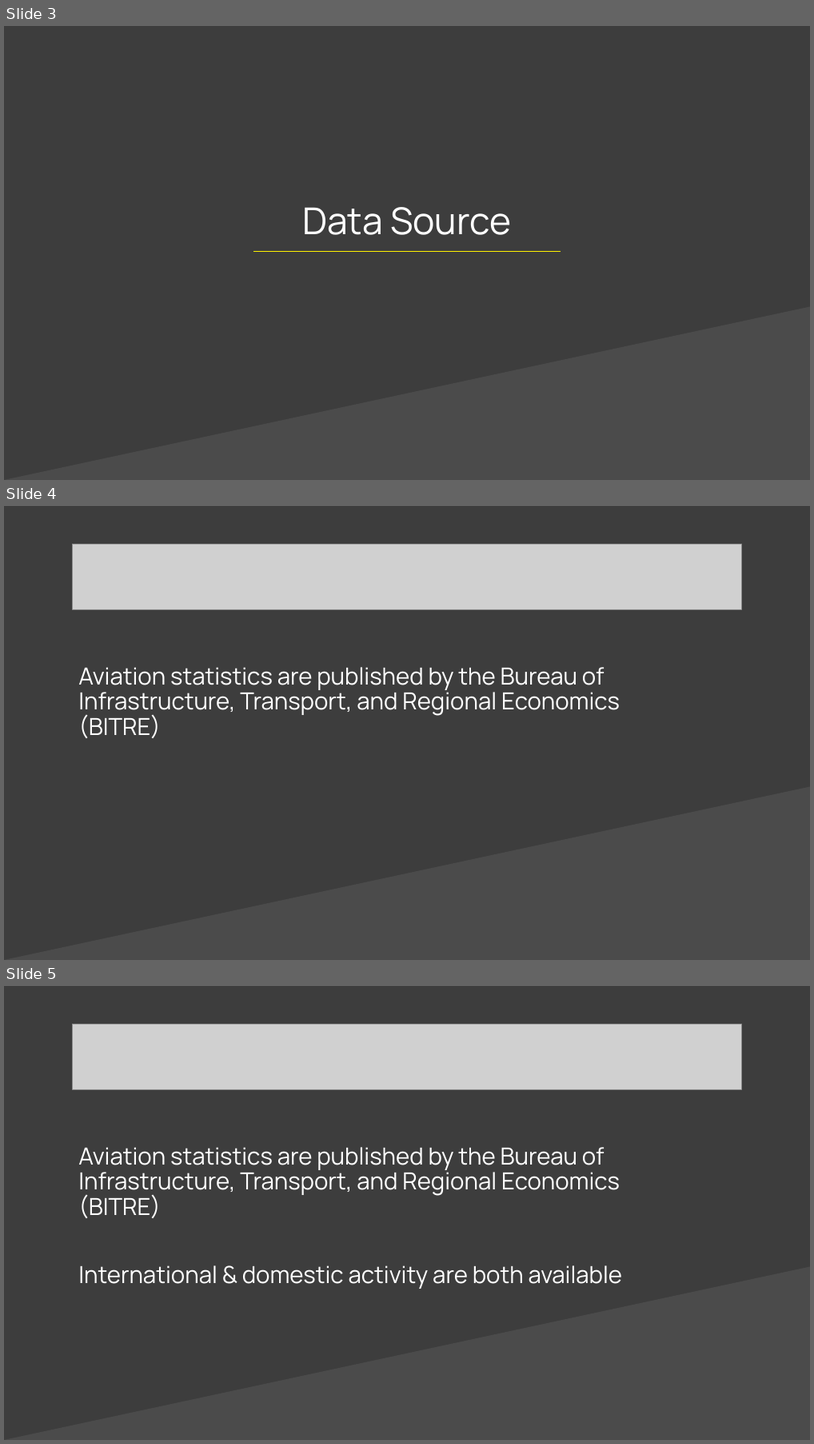
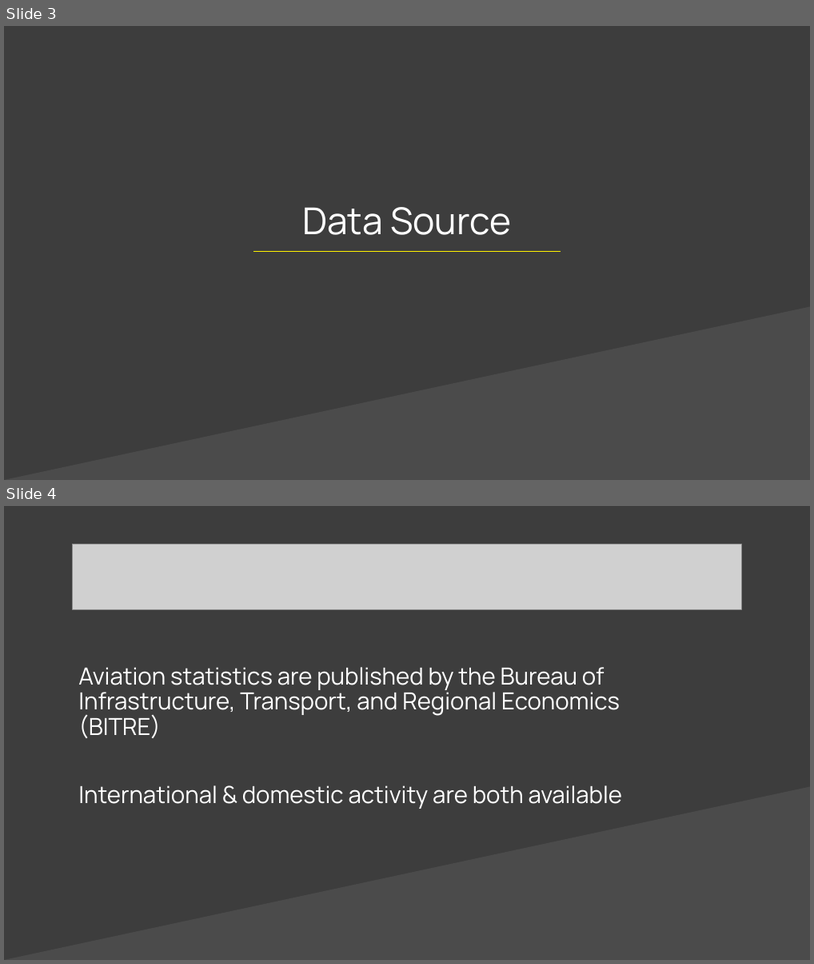
Before and after one commit to rafraser/COSC3000, a slide deck: Visualization/Project Presentation.pptx. Shown one above the other, each under a label of ours: slides 3, 4 and 5 before the commit, slides 3 and 4 after it. The pictures are 814x1444 and 814x964 pixels, drawn with LibreOffice and Linux fonts; fonts in the diff are those of the drawing; grey boxes stand for pictures; background and template pictures are left out. Boxes give left, top, right and bottom in pixels: in the first picture for what was removed or moved away, otherwise in the second. Text is boxed around its words. In the diff, an @@ line names an element or a change of style, - is before the commit and + after.

```diff
--- a/Visualization/Project Presentation.pptx
+++ b/Visualization/Project Presentation.pptx
@@ slide 4 removed at (4,506,810,960), background #3D3D3D; not listed: 1 template element that a slide beside it also shows @@
@@ picture removed at (73,544,742,609) @@
@@ text removed at (78,667,620,738) @@
-Aviation statistics are published by the Bureau of Infrastructure, Transport, and Regional Economics (BITRE)
@@ what was slide 5 is now slide 4 @@
```
Also in this commit, not shown: 6 slides added, 1 other file.
